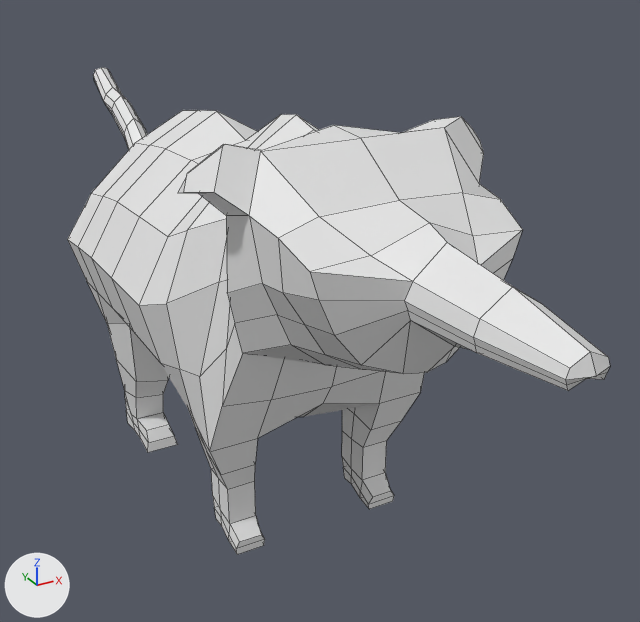
Before and after pictures for a commit that changed the FBX model The Creature from The Basement Copy/Assets/Objects/TheCreature1Evolution_Obj.fbx.
Camera for both pictures: a 50 mm lens placed at (-0.92, -2.07, 1.47), pointed at (0.16, -0.1, 0.49). Lighting does not change. The marker at lower left points along +X, +Y and +Z. Mesh edges are drawn as thin lines.
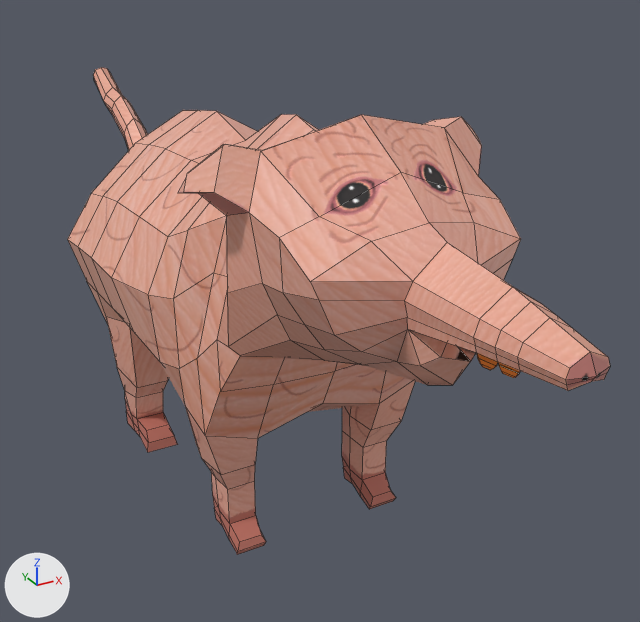
The newer file is also rescaled (x0.687), turned or shifted as a whole; pictures and numbers use the older file's frame.

The change, as a diff of the scene's bpy script:
```diff
--- a/The Creature from The Basement Copy/Assets/Objects/TheCreature1Evolution_Obj.fbx.py
+++ b/The Creature from The Basement Copy/Assets/Objects/TheCreature1Evolution_Obj.fbx.py
@@ img_thecreature1evolution_txt_png @@
+img_thecreature1evolution_txt_png = load_image('TheCreature1Evolution_Txt.png', 'TheCreature1Evolution_Obj.fbm/TheCreature1Evolution_Txt.png', 1024, 1024, 'sRGB')
@@ mat_material @@
+mat_material = principled_material('Material')
+mat_material.texture = img_thecreature1evolution_txt_png  # with its transparency
@@ me_cube_001 @@
 # used by ob_cube; location = (0.0, 0.0, 0.0)
 # verts and faces of me_cube_001; kept vertices keep their numbers, new ones are numbered from 460
 # before: 297 (-0.15, 0.32, 0.9) at pixel (149, 145)
-me_cube_001.from_pydata(...)  # 460 vertices, 460 faces; spans x -0.38..0.37, y -1.25..1.31, z 0.0..1.09
+me_cube_001.from_pydata(...)  # 534 vertices, 547 faces; spans x -0.38..0.37, y -1.25..1.31, z 0.0..1.12
+# me_cube_001 part 1
+# 1 vertex is removed from x 0.0, y -1.23, z 0.85
+# 18 faces are deleted
+# 13 vertices in x -0.27..0.35, y -0.7..0.33, z 0.0..1.02 move by (0.0, 0.0, 0.01)
+# 9 vertices in x -0.31..0.33, y -0.83..0.45, z 0.23..0.91 move by (0.0, 0.0, -0.02)
+# 4 vertices in x -0.13..0.13, y -0.79, z 0.7..0.92 move by (0.0, 0.0, 0.03)
+# 4 vertices in x -0.24..0.24, y -0.38, z 0.02 move by (0.0, -0.01, 0.0)
+# 3 vertices in x -0.24..0.18, y -0.44..-0.2, z 0.78..0.94 move by (0.0, 0.01, 0.0)
+# 3 vertices in x -0.08..0.08, y -0.87..-0.86, z 0.81..0.83 move by (0.0, 0.0, -0.01)
+# 58 vertices move from x -0.38..0.37, y -0.91..0.36, z 0.15..1.08 to x -0.36..0.34, y -1.09..0.33, z 0.15..1.12
+# 65 vertices are added at x -0.07..0.07, y -1.24..-0.89, z 0.68..0.92
+# 5 new vertices lie (0.01, 0.05, 0.0) away from vertices in x 0.05, y -1.14, z 0.82..0.88
+# 5 new vertices lie (0.01, -0.05, 0.0) away from vertices in x -0.07..-0.06, y -1.09, z 0.82..0.88
+# 105 new faces join them
+# me_cube_001 part 2
+verts[297] = (-0.15, 0.33, 0.9)  # moved, pixel (148, 144)
+# me_cube_001 part 3: 442 faces spanning x -0.38..0.37, y -1.25..1.31, z 0.0..1.12 switch from no material to mat_material (picture img_thecreature1evolution_txt_png)
```

Where the change shows, as pixel boxes (x1, y1, x2, y2) in the pictures (640 x 622 px; the box of a moved part takes in the faces that stretch with it):
part 1 of me_cube_001, built on: before (87, 117, 609, 555); after (87, 115, 609, 555)
part 2 of me_cube_001, moved or reshaped: (92, 110, 216, 202) in both
part 3 of me_cube_001, recoloured (white to beige): (68, 67, 610, 542) in both
